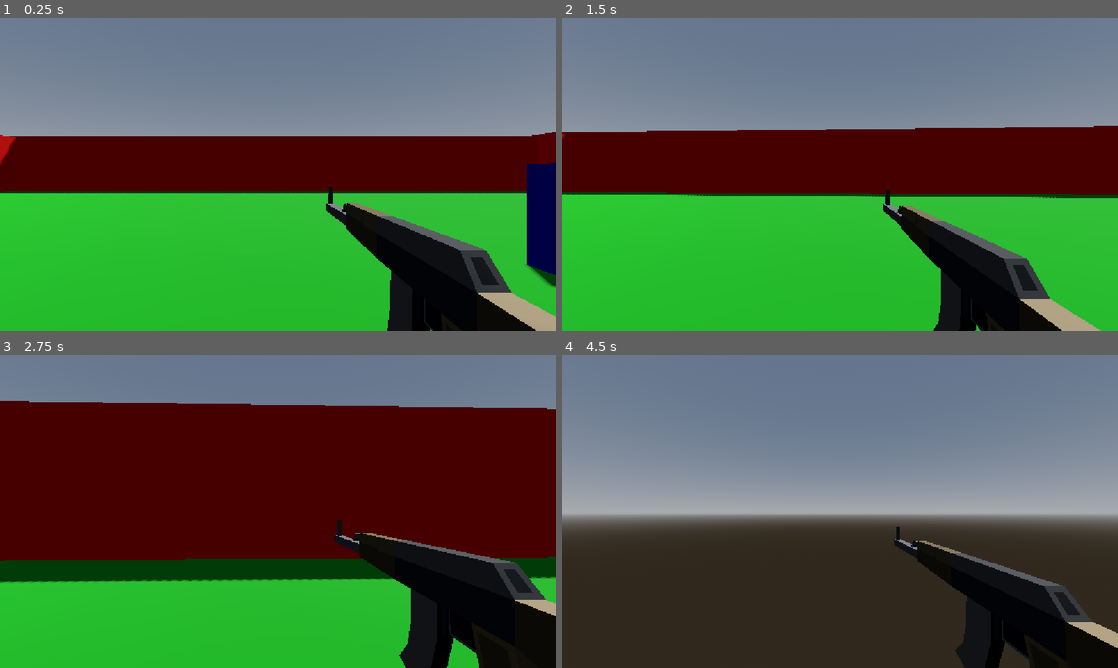
Above: before the commit, frames 1-4 (two rows, left to right).
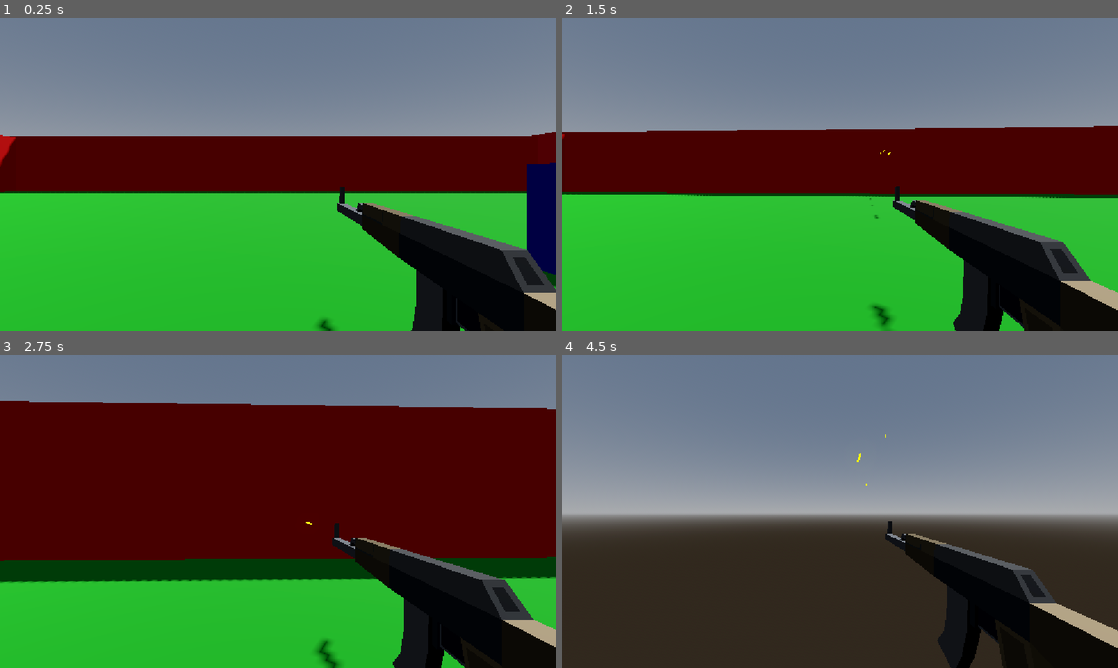
Above: after the commit, the same moments.

Repository: LaMemes10/dreamGame
Game: Godot game, scene res://scenes/world.tscn
Two runs of this game, one before a commit and one after it. Both use one fixed random seed, a clock stepped at 60 frames per second and the inputs below.
Inputs (mouse positions are in pixels of both pictures, inside the frame that each line leads up to):
- Up to frame 1 (0.25 s): no input
- Up to frame 2 (1.5 s): tap Enter (ui_accept) at 0.5, 0.77 s; move the mouse to (867, 174) at 0.52 s; press the mouse at (867, 174) at 0.53 s; hold W (forward) from 0.53 s (still down); move the mouse to (812, 174) at 1.27 s; release the mouse at (812, 174) at 1.28 s; tap Shift (sprint) at 1.35 s
- Up to frame 3 (2.75 s): keep holding W (forward); tap Enter (ui_accept) at 1.52 s; click (250, 511) at 1.55 s; move the mouse to (289, 505) at 2.02 s; press the mouse at (289, 505) at 2.03 s
- Up to frame 4 (4.5 s): keep holding W (forward); move the mouse to (834, 517) at 2.77 s; release the mouse at (834, 517) at 2.78 s; click (834, 517) at 2.85 s; tap Enter (ui_accept) at 3.02, 3.77 s; move the mouse to (878, 514) at 3.52 s; hold Shift (sprint) 3.53-4.28 s; click (878, 514) at 3.8 s; tap Escape (ui_cancel) at 4.15 s; move the mouse to (795, 508) at 4.27 s; click (795, 508) at 4.35 s

The runs differ from the first frame. In frame 1, 5.8% of the frame differs, in the area x 56-100%, y 54-100%; in frame 2, 7.5%, in the area x 55-100%, y 42-100%; in frame 3, 4.5%; in frame 4, 3.4%.

Commit message:
Added bullets

Diff:
--- a/Player/player.gd
+++ b/Player/player.gd
@@ -11,15 +11,27 @@
 const BOB_AMP = 0.08
 var t_bob = 0.0
 
-#fov variables.
+#Fov variables.
 var BASE_FOV = 60
 const FOV_CHANGE = 1.5
 
+#Bullets.
+var bullets = load("res://scenes/bullet.tscn")
+var instance
+
 @onready var head = $Head
 @onready var camera = $Head/Camera3D
+@onready var gun_anim = $Head/Camera3D/Wep_AK47/AnimationPlayer
+@onready var gun_barrel = $Head/Camera3D/Wep_AK47/RayCast3D
 
 func _ready() -> void:
 	Input.mouse_mode = Input.MOUSE_MODE_CAPTURED
+
+func _input(event):
+	if event.is_action_pressed("ui_cancel"):
+		Input.mouse_mode = Input.MOUSE_MODE_VISIBLE
+	elif event.is_action_pressed("shoot"):
+		Input.mouse_mode = Input.MOUSE_MODE_CAPTURED
 
 #Camera movement.
 func _unhandled_input(event):
@@ -69,6 +81,15 @@
 	var target_fov = BASE_FOV + (FOV_CHANGE * velocity_clamped)
 	camera.fov = lerp(camera.fov, target_fov, delta * 8.0)
 
+#Shooting.
+	if Input.is_action_pressed("shoot"):
+		if !gun_anim.is_playing():
+			gun_anim.play("shoot")
+			instance = bullets.instantiate()
+			instance.position = gun_barrel.global_position
+			instance.transform.basis = gun_barrel.global_transform.basis
+			get_tree().root.add_child(instance)
+
 	move_and_slide()
 
 func _headbob(time) -> Vector3:
--- a/Player/player.tscn
+++ b/Player/player.tscn
@@ -24,5 +24,5 @@
 
 [node name="Camera3D" type="Camera3D" parent="Head" unique_id=1303548182]
 
-[node name="Wep_AK47" parent="Head" unique_id=686137945 instance=ExtResource("2_4ntmi")]
+[node name="Wep_AK47" parent="Head/Camera3D" unique_id=686137945 instance=ExtResource("2_4ntmi")]
 transform = Transform3D(0.5, 0, 0, 0, 0.5, 0, 0, 0, 0.5, 0.45940602, -0.39218533, -0.47334754)
--- a/project.godot
+++ b/project.godot
@@ -71,6 +71,11 @@
 "events": [Object(InputEventKey,"resource_local_to_scene":false,"resource_name":"","device":-1,"window_id":0,"alt_press …(192 unchanged characters)…
 ]
 }
+shoot={
+"deadzone": 0.2,
+"events": [Object(InputEventMouseButton,"resource_local_to_scene":false,"resource_name":"","device":-1,"window_id":0,"alt_pressed":false,"shift_pressed":false,"ctrl_pressed":false,"meta_pressed":false,"button_mask":1,"position":Vector2(258, 27),"global_position":Vector2(267, 75),"factor":1.0,"button_index":1,"canceled":false,"pressed":true,"double_click":false,"script":null)
+]
+}
 
 [physics]
 
--- a/scenes/ak47.tscn
+++ b/scenes/ak47.tscn
@@ -2,4 +2,49 @@
 
 [ext_resource type="PackedScene" uid="uid://befo68sx458dq" path="res://models/Wep_AK47.fbx" id="1_hnbm5"]
 
+[sub_resource type="Animation" id="Animation_e25y1"]
+length = 0.001
+tracks/0/type = "value"
+tracks/0/imported = false
+tracks/0/enabled = true
+tracks/0/path = NodePath("Wep_AK47_001:position")
+tracks/0/interp = 1
+tracks/0/loop_wrap = true
+tracks/0/keys = {
+"times": PackedFloat32Array(0),
+"transitions": PackedFloat32Array(1),
+"update": 0,
+"values": [Vector3(0, 0, 0)]
+}
+
+[sub_resource type="Animation" id="Animation_sc5wr"]
+resource_name = "shoot"
+length = 0.1
+step = 0.01
+tracks/0/type = "value"
+tracks/0/imported = false
+tracks/0/enabled = true
+tracks/0/path = NodePath("Wep_AK47_001:position")
+tracks/0/interp = 1
+tracks/0/loop_wrap = true
+tracks/0/keys = {
+"times": PackedFloat32Array(0, 0.01, 0.1),
+"transitions": PackedFloat32Array(1, 1, 1),
+"update": 0,
+"values": [Vector3(0, 0, 0), Vector3(0, 0, 0.05), Vector3(0, 0, 0)]
+}
+
+[sub_resource type="AnimationLibrary" id="AnimationLibrary_e25y1"]
+_data = {
+&"RESET": SubResource("Animation_e25y1"),
+&"shoot": SubResource("Animation_sc5wr")
+}
+
 [node name="Wep_AK47" unique_id=686137945 instance=ExtResource("1_hnbm5")]
+
+[node name="AnimationPlayer" type="AnimationPlayer" parent="." index="1" unique_id=1520098467]
+libraries/ = SubResource("AnimationLibrary_e25y1")
+
+[node name="RayCast3D" type="RayCast3D" parent="." index="2" unique_id=439668802]
+transform = Transform3D(1, 0, 0, 0, 1, 0, 0, 0, 1, 0, 0.31648827, -2.7923553)
+target_position = Vector3(0, 0, -1)
--- /dev/null
+++ b/scenes/bullet.tscn
@@ -0,0 +1,22 @@
+[gd_scene format=3 uid="uid://bk28neauutl83"]
+
+[ext_resource type="Script" uid="uid://cmainhpdh27c2" path="res://scripts/bullet.gd" id="1_mkf8s"]
+
+[sub_resource type="BoxMesh" id="BoxMesh_q1lh8"]
+size = Vector3(0.05, 0.05, 1)
+
+[sub_resource type="StandardMaterial3D" id="StandardMaterial3D_qws4c"]
+albedo_color = Color(0.7947239, 0.7503541, 0.22478732, 1)
+emission_enabled = true
+emission = Color(0.98893684, 0.7878745, 0, 1)
+emission_energy_multiplier = 5.0
+
+[node name="bullet" type="Node3D" unique_id=1372366214]
+script = ExtResource("1_mkf8s")
+
+[node name="MeshInstance3D" type="MeshInstance3D" parent="." unique_id=760213014]
+mesh = SubResource("BoxMesh_q1lh8")
+surface_material_override/0 = SubResource("StandardMaterial3D_qws4c")
+
+[node name="RayCast3D" type="RayCast3D" parent="." unique_id=2135623180]
+target_position = Vector3(0, 0, -0.6)
--- /dev/null
+++ b/scripts/bullet.gd
@@ -0,0 +1,15 @@
+extends Node3D
+
+const SPEED = 40.0
+
+@onready var mesh = $MeshInstance3D
+@onready var ray = $RayCast3D
+
+# Called when the node enters the scene tree for the first time.
+func _ready() -> void:
+	pass # Replace with function body.
+
+
+# Called every frame. 'delta' is the elapsed time since the previous frame.
+func _process(delta: float) -> void:
+	position += transform.basis * Vector3(0, 0, -SPEED) * delta
Not shown, added: scripts/bullet.gd.uid
